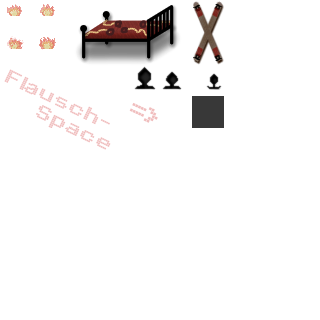
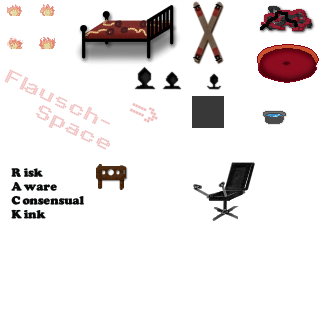
Layers edited between the first and the second w=320, h=320 image:
added group "Gruppe 25" with 3 layers above "Vektorebene 1" over [96, 164, 127, 190]
added layer "Malebene 26" in group "Gruppe 25" over [96, 164, 127, 190]
added layer "Malebene 24" in group "Gruppe 25" over [96, 164, 127, 190]
added layer "Malebene 23" in group "Gruppe 25" over [96, 164, 127, 190]
added group "Gruppe 17" with 3 layers above "Malebene 13" over [11, 4, 319, 221]
added layer "Malebene 16" in group "Gruppe 17" over [11, 4, 318, 221]
added layer "Malebene 14" in group "Gruppe 17" over [254, 4, 318, 167]
added layer "Malebene 15" in group "Gruppe 17" over [254, 4, 319, 167]
added layer "Malebene 13" above "Gruppe 22" over [258, 64, 319, 125]
added group "Gruppe 22" with 4 layers above "Gynstuhl.kra" over [257, 4, 319, 125]
added layer "Malebene 21" in group "Gruppe 22" over [257, 4, 319, 64]
added layer "Malebene 20" in group "Gruppe 22" over [257, 4, 319, 64]
added layer "Malebene 19" in group "Gruppe 22" over [257, 4, 319, 125]
added layer "Malebene 18" in group "Gruppe 22" over [257, 4, 319, 64]
added layer "Gynstuhl.kra" above "Malebene 27" over [193, 162, 255, 221]
